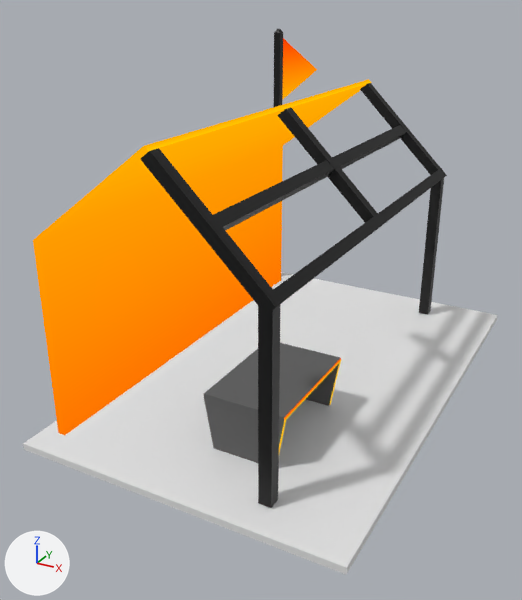
The glTF model public/models/stand_bronce.glb, before and after one commit.
Rendered twice from a 50 mm camera at (1.42, -3.3, 2.05) aimed at (-0.36, -0.07, 0.43). The lights are fixed; the arrows at lower left show +X, +Y and +Z. The first picture is the older version. Where no turn or scale is listed for an object, it has been applied to the vertices. Vertices at exactly the same position are counted once.
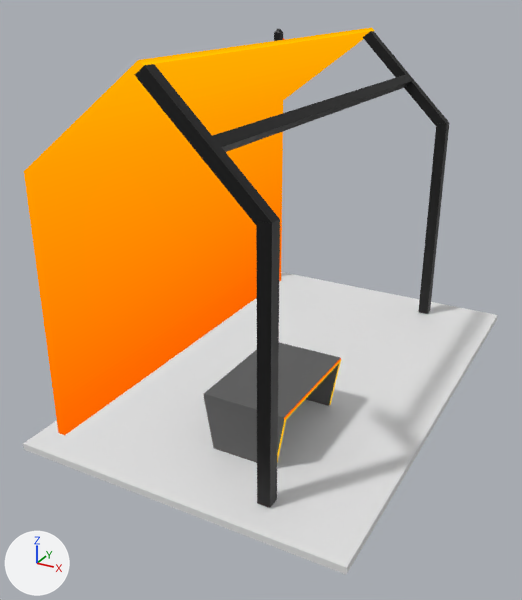
What differs and where, as boxes [x1, y1, x2, y2] in the pictures (522 x 600 px; the box of a moved part takes in the faces that stretch with it):
```json
{"object": "Cube.001", "change": "mesh rescaled, moved", "before": [33, 79, 372, 435], "after": [24, 28, 375, 435], "on screen": "14% taller"}
{"object": "Cube.007", "change": "moved", "before": [141, 148, 273, 302], "after": [135, 64, 279, 225]}
{"object": "Cube.002", "change": "reshaped, moved", "before": [258, 305, 280, 508], "after": [256, 219, 280, 508], "on screen": "9% wider, 42% taller"}
{"object": "Cube.004", "change": "reshaped, moved, turned, rescaled", "before": [256, 168, 447, 315], "after": [212, 74, 411, 152]}
{"object": "Cube.008", "change": "deleted", "before": [213, 125, 406, 230], "on screen": "black"}
{"object": "Cube.006", "change": "moved", "before": [360, 83, 440, 175], "after": [363, 31, 449, 126]}
{"object": "Cube.003", "change": "reshaped, moved", "before": [419, 178, 444, 314], "after": [418, 123, 449, 314], "on screen": "23% wider, 40% taller"}
{"object": "Cube.005", "change": "deleted", "before": [277, 108, 378, 222], "on screen": "black"}
{"part": 1, "of": "me_cube_001", "change": "moved or reshaped", "before": [33, 146, 283, 435], "after": [24, 101, 283, 435]}
{"part": 2, "of": "me_cube_002", "change": "moved or reshaped", "before": [216, 178, 444, 315], "after": [256, 123, 449, 311]}
```

Edits to the scene script, one JSON object a line:
```json
{"block": "me_cube_001", "where": "# used by ob_cube_001; location = (-0.879, 0.0, 0.721); rotation_euler = (3.142, 0.0, 0.0), in degrees (180, 0, 0); scale = (-0.0208, -1.15, -0.727)"}
{"op": "remove", "block": "me_cube_001", "code": "me_cube_001.from_pydata(...)  # 12 vertices, 20 faces; spans x -30.8..1.0, y -1.0..1.0, z -1.0..1.1"}
{"op": "add", "block": "me_cube_001", "code": "me_cube_001.from_pydata(...)  # 12 vertices, 20 faces; spans x -30.8..1.0, y -1.0..1.0, z -1.4..1.1"}
{"block": "me_cube_001", "change": "me_cube_001 part 1: the whole mesh is scaled about its middle by (1, 1, 1.22), then moved by (0.0, 0.0, -0.2)"}
{"block": "me_cube_002", "where": "# used by ob_cube_002; location = (0.25, -1.111, 0.044); scale = (0.0311, 0.0311, 0.0311)"}
{"block": "me_cube_002", "where": "# before: 1 (-1.0, -1.0, 29.0) at pixel (258, 304), 3 (-1.0, 1.0, 29.0), 5 (1.0, -1.0, 29.0) at pixel (272, 308), 7 (1.0, 1.0, 29.0) at pixel (280, 302)"}
{"op": "remove", "block": "me_cube_002", "code": "me_cube_002.from_pydata(...)  # 16 vertices, 28 faces; spans x -1.0..1.0, y -1.0..1.0, z -0.6..29.0"}
{"op": "add", "block": "me_cube_002", "code": "me_cube_002.from_pydata(...)  # 16 vertices, 28 faces; spans x -1.0..1.0, y -1.0..1.0, z -0.6..39.5"}
{"block": "me_cube_002", "change": "me_cube_002 part 2"}
{"op": "add", "block": "me_cube_002", "code": "for i in [1, 3, 5, 7]: me_cube_002.vertices[i].co += Vector((0.0, 0.0, 10.5))"}
{"op": "add", "block": "me_cube_008", "code": ["me_cube_008 = bpy.data.meshes.new('Cube.008')", "me_cube_008.from_pydata(...)  # a box spanning x -1.0..1.0, y -1.0..1.0, z -1.0..1.0", "me_cube_008.materials.append(mat_negro_soporte)  # black #000000"]}
{"op": "set", "path": "ob_cube_001.location", "old": "(-0.879, 0.0, 0.721)", "new": "(-0.879, 0.0, 1.025)"}
{"op": "set", "path": "ob_cube_002.location", "old": "(0.25, -1.111, 0.044)", "new": "(0.246, -1.114, 0.044)"}
{"op": "set", "path": "ob_cube_003.location", "old": "(0.25, 1.1, 0.044)", "new": "(0.246, 1.107, 0.044)"}
{"op": "set", "path": "ob_cube_004", "old": "bpy.data.objects.new('Cube.004', me_cube_002)", "new": "bpy.data.objects.new('Cube.004', me_cube_008)"}
{"op": "set", "path": "ob_cube_004.location", "old": "(0.251, 1.088, 0.951)", "new": "(0.0, 0.0, 1.504)"}
{"op": "set", "path": "ob_cube_004.rotation_euler", "old": "(1.571, 0.824, 0.0)", "new": "(0.0, -0.785, 0.0)", "note": "degrees (90, 47, 0) -> degrees (0, -45, 0)"}
{"op": "set", "path": "ob_cube_004.scale", "old": "(0.03, 0.03, 0.0769)", "new": "(-0.0268, -1.09, -0.0268)"}
{"op": "remove", "block": "ob_cube_005", "code": ["ob_cube_005 = bpy.data.objects.new('Cube.005', me_cube_003)", "ob_cube_005.location = (0.236, 0.0, 0.967)", "ob_cube_005.rotation_euler = (0.0, -0.797, 0.0)  # degrees (0, -46, 0)", "ob_cube_005.scale = (-0.0288, -0.0288, -0.0288)"]}
{"op": "set", "path": "ob_cube_006.location", "old": "(0.236, 1.108, 0.967)", "new": "(0.236, 1.108, 1.27)"}
{"op": "set", "path": "ob_cube_007.location", "old": "(0.236, -1.114, 0.967)", "new": "(0.236, -1.114, 1.271)"}
{"op": "remove", "block": "ob_cube_008", "code": ["ob_cube_008 = bpy.data.objects.new('Cube.008', me_cube_002)", "ob_cube_008.location = (-0.008, 1.083, 1.201)", "ob_cube_008.rotation_euler = (1.571, 0.731, 0.0)  # degrees (90, 42, 0)", "ob_cube_008.scale = (0.03, 0.03, 0.0757)"]}
```
